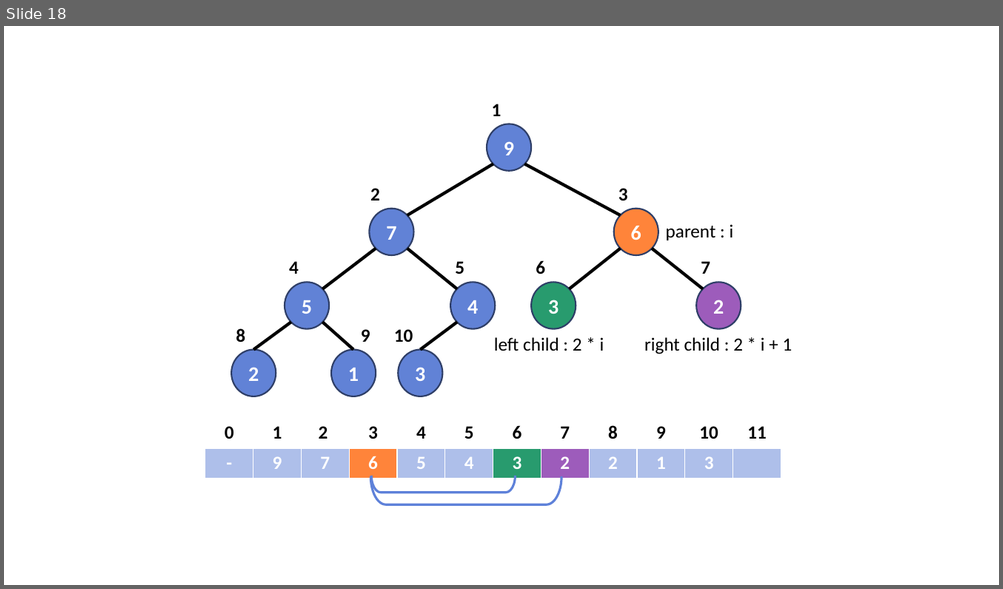
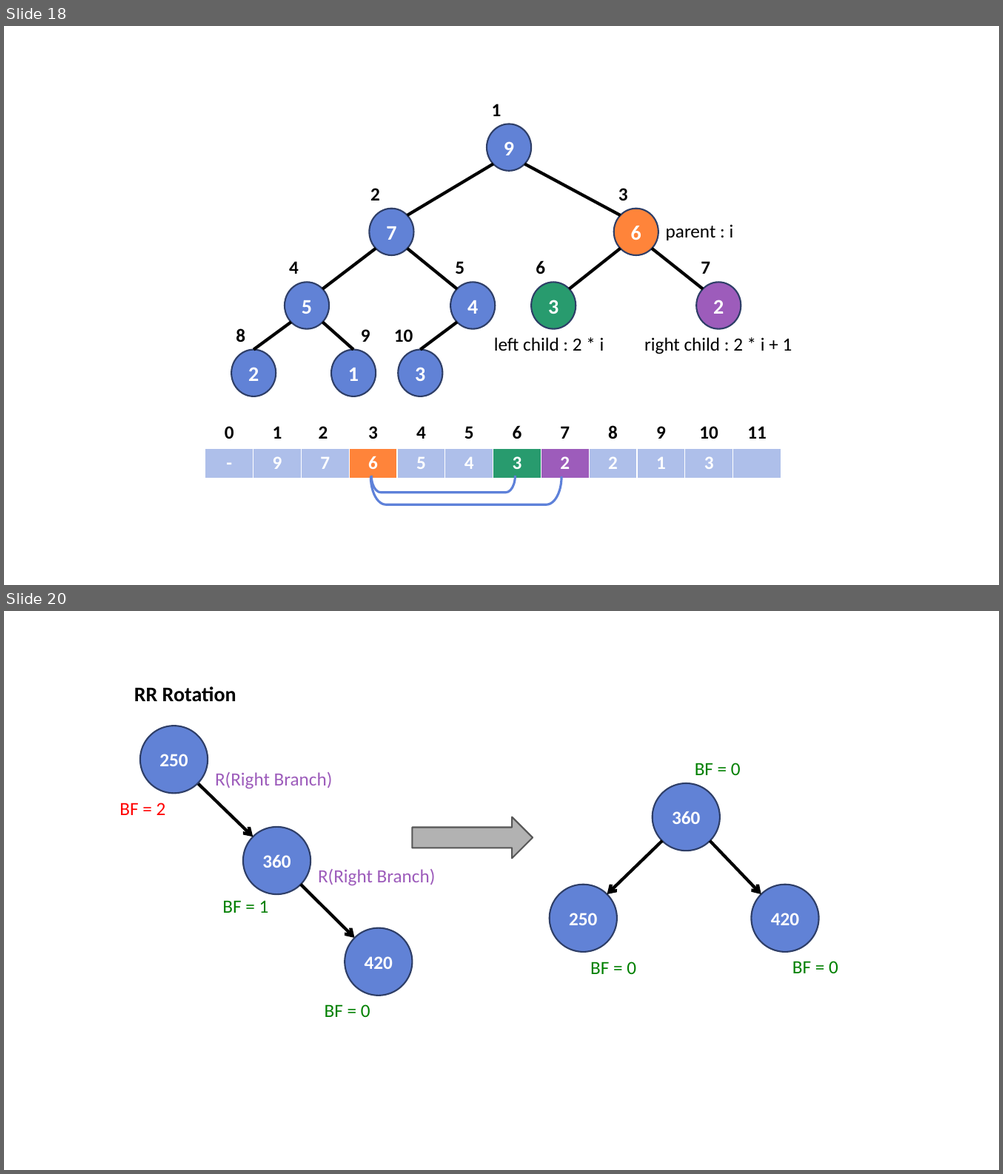
Before and after one commit to Nephelai/nephelai.github.io, a slide deck: etc/images.pptx. Shown one above the other, each under a label of ours: slide 18 before the commit, slides 18 and 20 after it; the slides between them are not shown. The pictures are 1003x589 and 1003x1174 pixels, drawn with LibreOffice and Linux fonts; fonts in the diff are those of the drawing. Boxes give left, top, right and bottom in pixels: in the first picture for what was removed or moved away, otherwise in the second. Text is boxed around its words. In the diff, an @@ line names an element or a change of style, - is before the commit and + after.

```diff
--- a/etc/images.pptx
+++ b/etc/images.pptx
@@ slide 20 added at <box>4,611,999,1170</box>, background #FFFFFF @@
@@ text added at <box>134,686,236,702</box>, 20 pt, text #000000, bold @@
+RR Rotation
@@ ellipse added at <box>140,726,207,793</box>, fill #6182D6, outline #2E3E67 1.5 pt, 18 pt, text #FFFFFF, bold @@
+250
@@ text added at <box>694,763,740,775</box>, 18 pt, text #008000 @@
+BF = 0
@@ arrow added from (198, 783) to (253, 837), #000000 3 pt @@
@@ text added at <box>215,772,333,789</box>, 18 pt, text #9D5CBB @@
+R(Right Branch)
@@ ellipse added at <box>652,783,720,851</box>, fill #6182D6, outline #2E3E67 1.5 pt, 18 pt, text #FFFFFF, bold @@
+360
@@ text added at <box>119,803,166,815</box>, 18 pt, text #FF0000 @@
+BF = 2
@@ ellipse added at <box>243,827,310,894</box>, fill #6182D6, outline #2E3E67 1.5 pt, 18 pt, text #FFFFFF, bold @@
+360
@@ right arrow added at <box>412,817,532,858</box>, fill #B2B2B2, outline #565656 1.5 pt @@
@@ arrow added from (662, 841) to (607, 894), #000000 3 pt @@
@@ arrow added from (710, 841) to (761, 894), #000000 3 pt @@
@@ text added at <box>318,869,435,886</box>, 18 pt, text #9D5CBB @@
+R(Right Branch)
@@ arrow added from (301, 885) to (355, 939), #000000 3 pt @@
@@ ellipse added at <box>549,885,617,952</box>, fill #6182D6, outline #2E3E67 1.5 pt, 18 pt, text #FFFFFF, bold @@
+250
@@ ellipse added at <box>751,885,818,952</box>, fill #6182D6, outline #2E3E67 1.5 pt, 18 pt, text #FFFFFF, bold @@
+420
@@ text added at <box>222,900,269,913</box>, 18 pt, text #008000 @@
+BF = 1
@@ ellipse added at <box>345,928,412,995</box>, fill #6182D6, outline #2E3E67 1.5 pt, 18 pt, text #FFFFFF, bold @@
+420
@@ text added at <box>590,962,636,974</box>, 18 pt, text #008000 @@
+BF = 0
@@ text added at <box>792,961,838,974</box>, 18 pt, text #008000 @@
+BF = 0
@@ text added at <box>324,1005,370,1017</box>, 18 pt, text #008000 @@
+BF = 0
```
Also in this commit, not shown: 3 other slides added, 4 other files.
